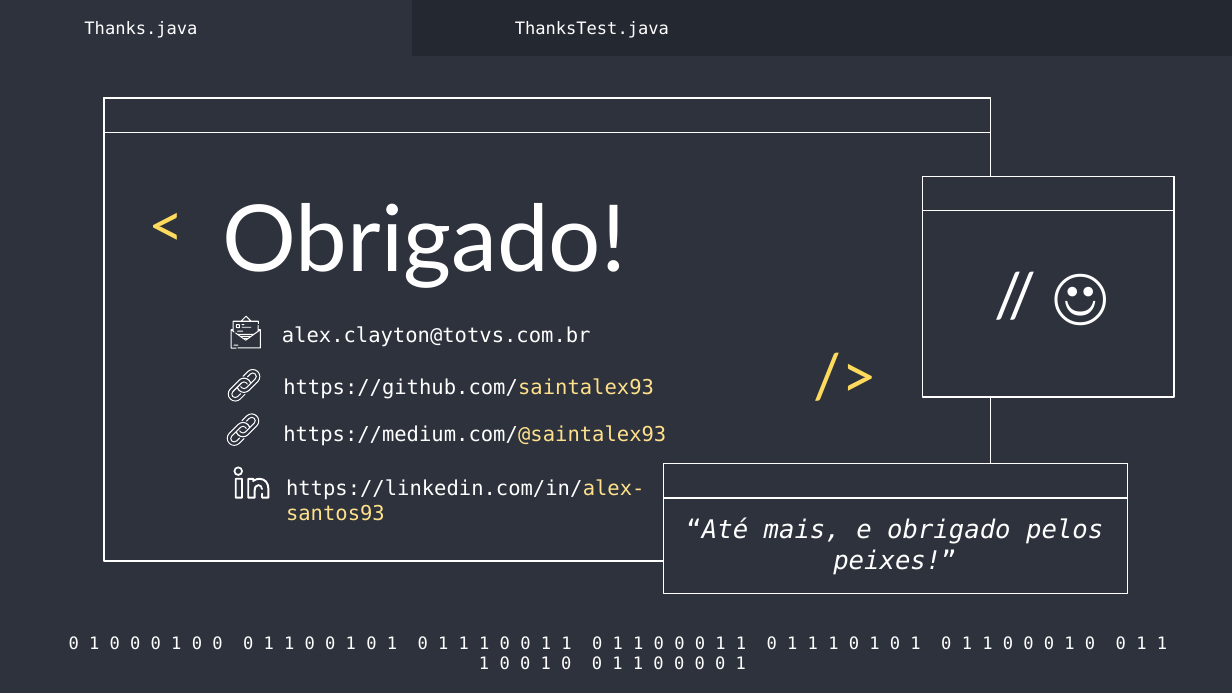
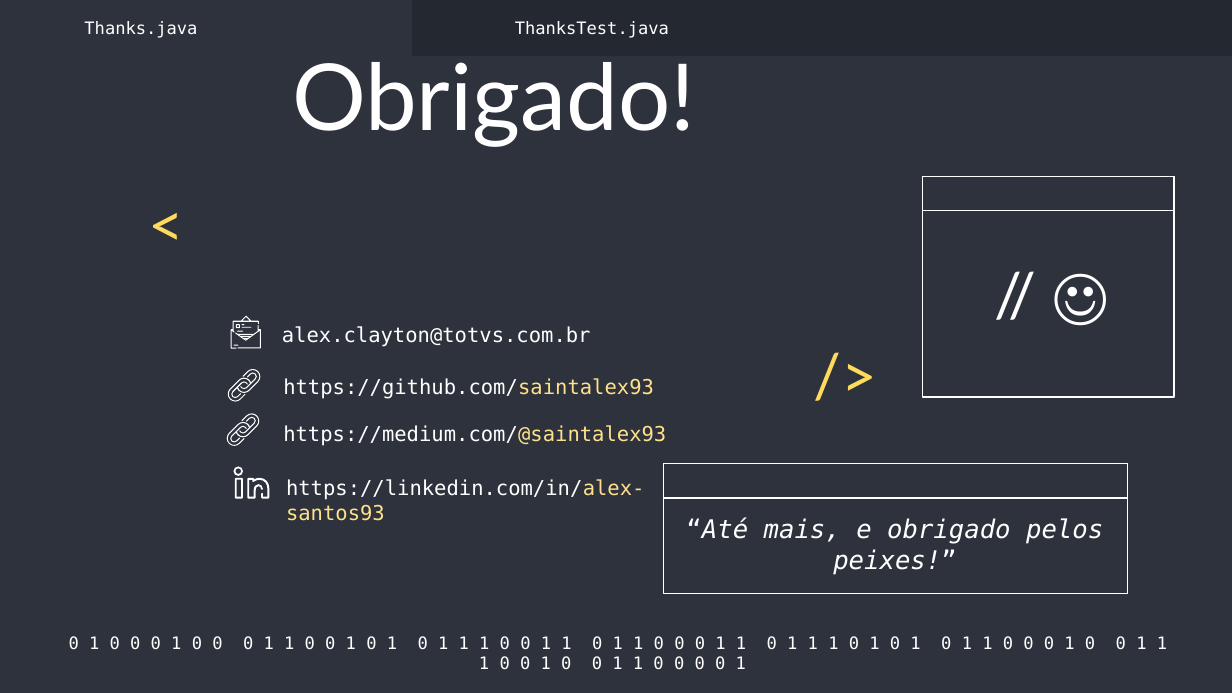
Before and after one commit to saintalex93/TestingHabitPresentation, a slide deck: slide 10 of Testes e Inovação - Semana de qualidade.pptx (slide 27 before the commit). Drawn at 1232x693 pixels with LibreOffice and Linux fonts; fonts in the diff are those of the drawing. Boxes give left, top, right and bottom in pixels: in the first picture for what was removed or moved away, otherwise in the second. Text is boxed around its words. In the diff, an @@ line names an element or a change of style, - is before the commit and + after.

Commit message:
apresentação

```diff
--- a/Testes e Inovação - Semana de qualidade.pptx
+++ b/Testes e Inovação - Semana de qualidade.pptx
@@ title "Obrigado!": place and size @@
-title "Obrigado!" at (223,203,627,288)
+title "Obrigado!" at (292,62,696,147)
@@ rectangle removed at (103,97,989,561) @@
@@ rectangle removed at (103,97,989,132) @@
```
Also in this commit, not shown: 17 slides removed, 2 other files.
